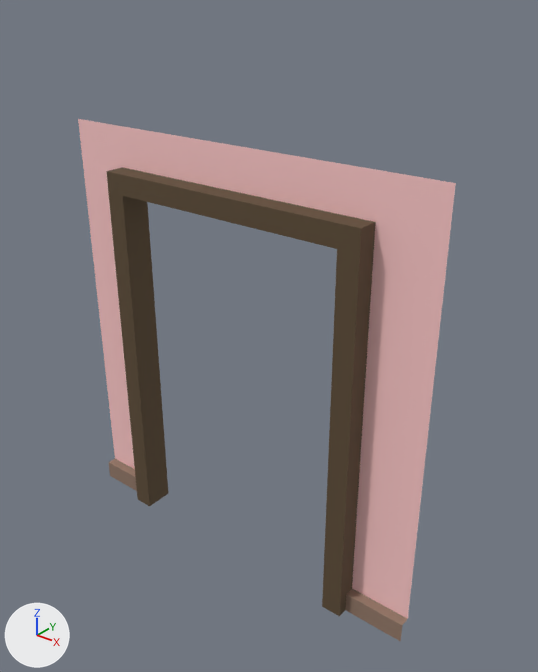
What one commit did to the FBX model Content/Game_Art/FBX/Archi/SM_Cadre_porte_1x2.fbx.
Before and after are seen from a 50 mm lens placed at (1.07, -1.39, 2.73), pointed at (-0.87, 1.02, 1.24). The lights are fixed; the arrows at lower left show +X, +Y and +Z. Where no turn or scale is listed for an object, it has been applied to the vertices.

The scene before the commit, as lines of its bpy script (objects in view):
```python
me_mesh = bpy.data.meshes.new('Mesh')
me_mesh.from_pydata(...)  # 35 vertices, 26 faces; spans x -2.0..0.0, y 0.85..1.0, z 0.0..2.1
# faces by material slot: [8, 4, 14]
me_mesh.materials.append(mat_material__40)  # pink #ffcaca
me_mesh.materials.append(mat_material__41)  # brown #937868
me_mesh.materials.append(mat_material__42)  # brown #5d4b35
ob_sm_cadre_porte_1x2 = bpy.data.objects.new('SM_Cadre_porte_1x2', me_mesh)
ob_sm_cadre_porte_1x2.location = (0.0, 0.0, 0.0)
```
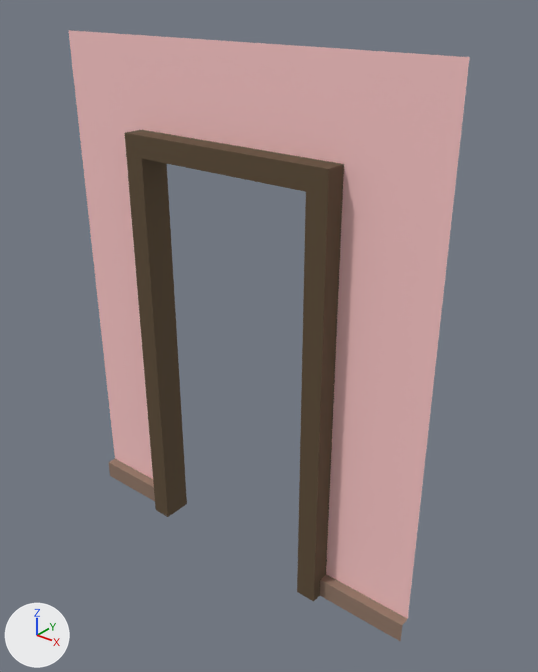
Where the change shows, as pixel boxes (x1, y1, x2, y2) in the pictures (538 x 672 px; the box of a moved part takes in the faces that stretch with it):
'SM_Cadre_porte_1x2', reshaped (6% wider, 17% taller)
    before: (78, 119, 456, 642)
    after: (69, 30, 470, 642)
part 1 of me_mesh, moved or reshaped
    before: (345, 445, 427, 642)
    after: (320, 444, 427, 642)
part 2 of me_mesh, moved or reshaped
    before: (322, 222, 427, 616)
    after: (297, 164, 427, 601)
part 3 of me_mesh, moved or reshaped
    before: (218, 191, 375, 249)
    after: (216, 145, 343, 192)
part 4 of me_mesh, moved or reshaped
    before: (78, 119, 456, 441)
    after: (69, 30, 470, 442)
part 5 of me_mesh, moved or reshaped
    before: (99, 315, 137, 491)
    after: (99, 315, 155, 501)
part 6 of me_mesh, moved or reshaped
    before: (99, 167, 233, 506)
    after: (99, 130, 231, 517)

What the commit changed:
me_mesh has 35 vertices, 26 faces and spans x -2.0..0.0, y 0.85..1.0, z 0.0..2.1.
me_mesh is used by ob_sm_cadre_porte_1x2; location (0.0, 0.0, 0.0).
me_mesh part 1: all 6 vertices in x -0.4..-0.3, y 0.85..1.0, z 0.0..0.1 are moved by (-0.15, 0.0, 0.0).
me_mesh part 2: all 4 vertices in x -0.4..-0.3, y 0.85..1.0, z 1.81..1.91 are moved by (-0.15, 0.0, 0.19).
me_mesh part 3: all 4 vertices in x -1.0, y 0.85..1.0, z 1.81..1.91 are moved by (0.0, 0.0, 0.19).
me_mesh part 4: all 3 vertices in x -2.0..0.0, y 0.95, z 2.1 are moved by (0.0, 0.0, 0.4).
me_mesh part 5: all 6 vertices in x -1.7..-1.6, y 0.85..1.0, z 0.0..0.1 are moved by (0.15, 0.0, 0.0).
me_mesh part 6: all 4 vertices in x -1.7..-1.6, y 0.85..1.0, z 1.81..1.91 are moved by (0.15, 0.0, 0.19).
